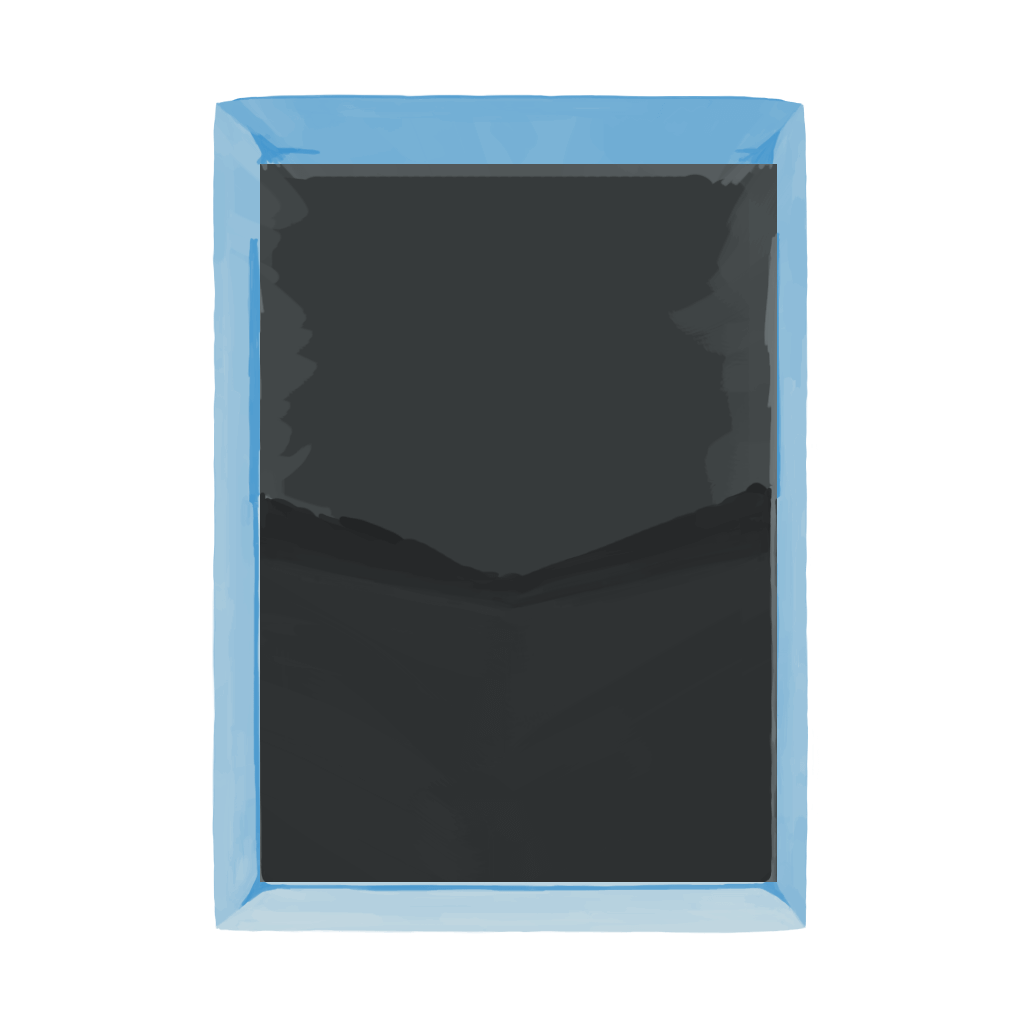
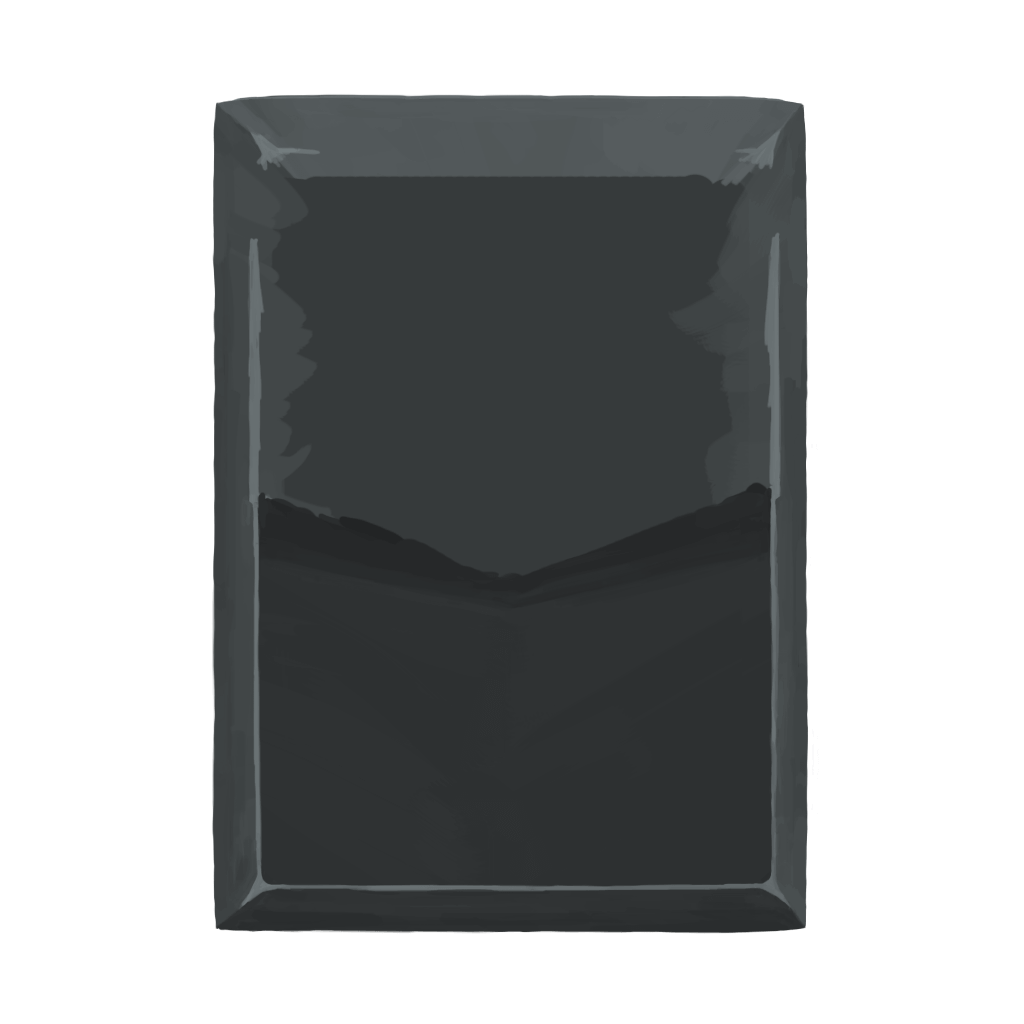
Comparing the layer stacks of the two (1024, 1024) images. Changes:
pixels changed over [left=212, top=94, right=819, bottom=934] (layer not identified)
